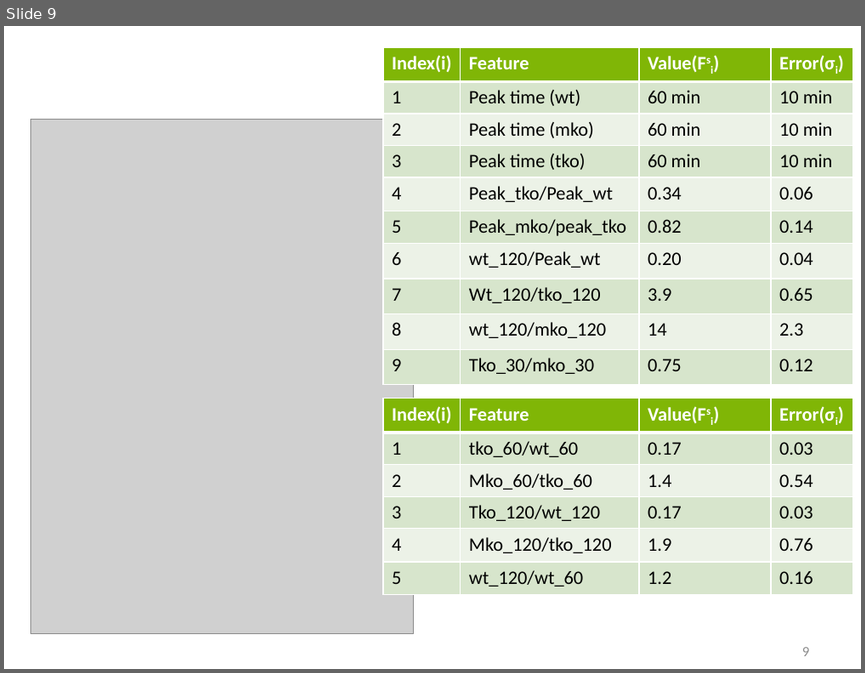
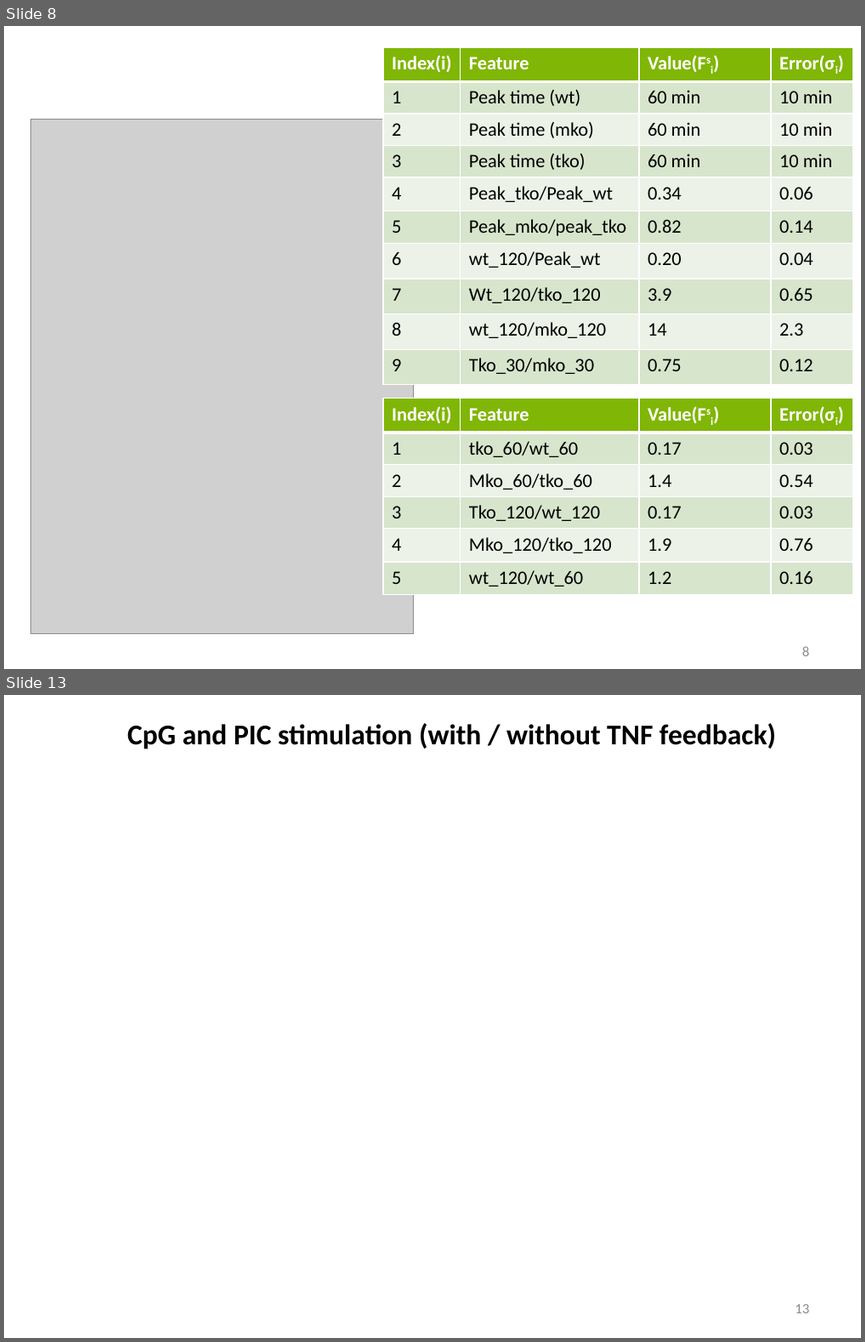
Before and after one commit to biomystery/TNF_regulation, a slide deck: TNF_Slides.pptx. Shown one above the other, each under a label of ours: slide 9 before the commit, slides 8 and 13 after it; the slides between them are not shown. The pictures are 865x673 and 865x1342 pixels, drawn with LibreOffice and Linux fonts; fonts in the diff are those of the drawing; grey boxes stand for pictures; background and template pictures are left out. Boxes give left, top, right and bottom in pixels: in the first picture for what was removed or moved away, otherwise in the second. Text is boxed around its words. In the diff, an @@ line names an element or a change of style, - is before the commit and + after.

```diff
--- a/TNF_Slides.pptx
+++ b/TNF_Slides.pptx
@@ slide 13 added at [4, 695, 861, 1338], background picture (left out) @@
@@ text added at [127, 723, 776, 749], 24 pt, text #000000, bold @@
+CpG and PIC stimulation (with / without TNF feedback)
@@ page number added at [794, 1304, 809, 1313], 12 pt, text #8C8C8C @@
+13
@@ what was slide 9 is now slide 8 @@
@@ page number at [802, 646, 809, 656]: text changed @@
-9
+8
```
Also in this commit, not shown: 5 slides changed, 3 other slides added, 5 slides removed, 20 other files.
